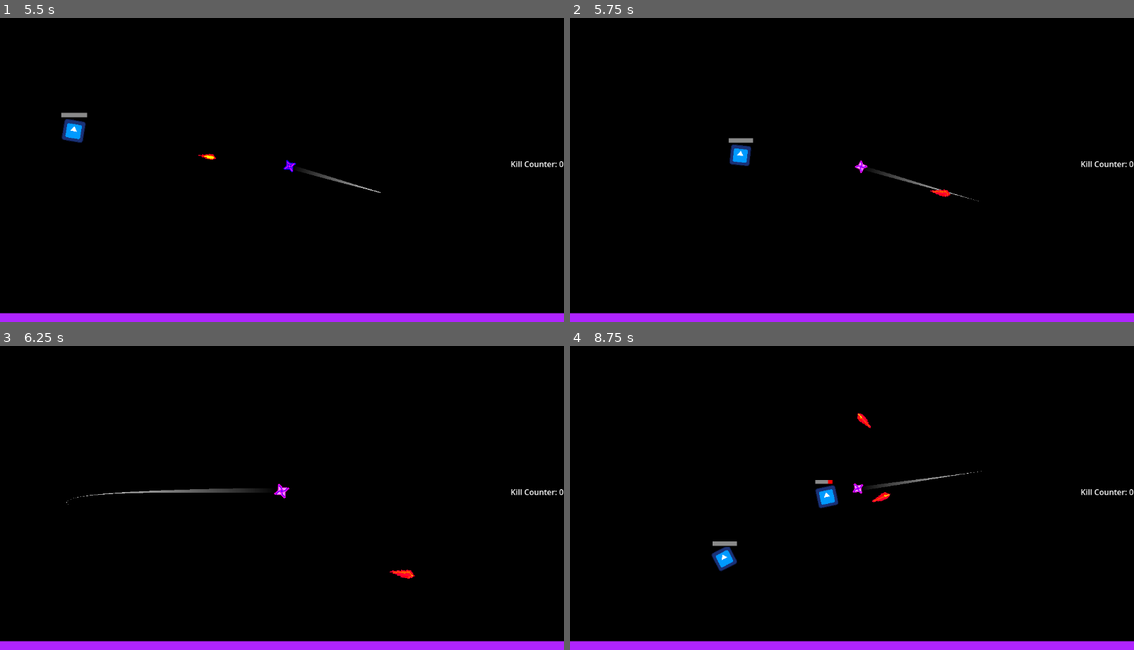
Above: before the commit, frames 1-4 (two rows, left to right).
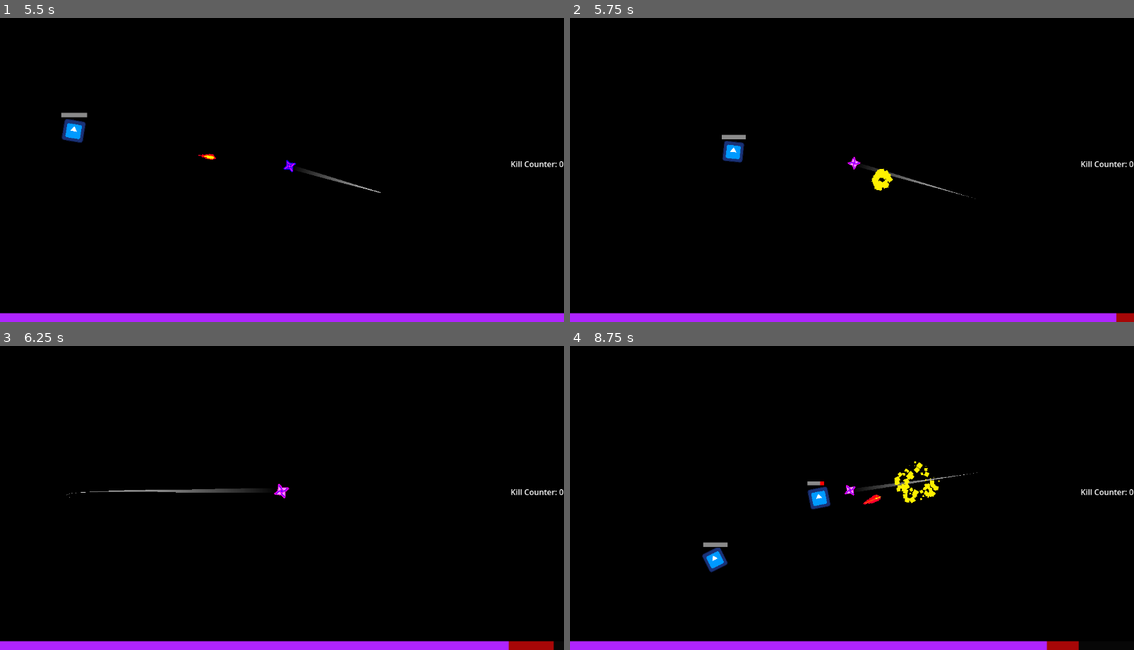
Above: after the commit, the same moments.

Repository: HazarBakir/void_blade
Game: Godot game, scene res://Scenes/main_menu.tscn
Two runs of this game, one before a commit and one after it. Both use one fixed random seed, a clock stepped at 60 frames per second and the inputs below. The engine's default icon, where the game draws it, is replaced by a stand-in: a white triangle on a blue panel in a dark square.
Inputs (mouse positions are in pixels of both pictures, inside the frame that each line leads up to):
- Up to frame 1 (5.5 s): click "Play" at 0.5 s; tap Enter at 1.25 s; move the mouse to (406, 148) at 1.27 s; press the mouse at (406, 148) at 1.28 s; move the mouse to (169, 179) at 2.02 s; release the mouse at (169, 179) at 2.03 s; click (169, 179) at 2.1 s; move the mouse to (338, 94) at 2.77 s; press the mouse at (338, 94) at 2.78 s; move the mouse to (253, 227) at 3.52 s; release the mouse at (253, 227) at 3.53 s; click (253, 227) at 3.6 s; move the mouse to (451, 212) at 4.27 s; press the mouse at (451, 212) at 4.28 s; move the mouse to (112, 115) at 5.02 s; release the mouse at (112, 115) at 5.03 s; click (112, 115) at 5.1 s
- Up to frame 2 (5.75 s): no input
- Up to frame 3 (6.25 s): move the mouse to (310, 491) at 5.77 s; press the mouse at (310, 491) at 5.78 s
- Up to frame 4 (8.75 s): move the mouse to (767, 412) at 6.52 s; release the mouse at (767, 412) at 6.53 s; click (767, 412) at 6.6 s; move the mouse to (976, 476) at 7.27 s; press the mouse at (976, 476) at 7.28 s; move the mouse to (739, 507) at 8.02 s; release the mouse at (739, 507) at 8.03 s; click (739, 507) at 8.1 s

Frame 1 is identical in both runs. In frame 2, 1.0% of the frame differs, in the area x 26-100%, y 38-100%; in frame 3, 0.5%; in frame 4, 1.9%, in the area x 23-100%, y 22-100%.
Error before the commit: Invalid access to property or key 'is_attacking' on a base object of type 'CharacterBody2D (Player.gd)'. (res://Scripts/enemy/bullet.gd:70)

Commit message:
bugfix: bullet and enemy target if conditions.

Diff:
--- a/Scripts/enemy/bullet.gd
+++ b/Scripts/enemy/bullet.gd
@@ -67,7 +67,7 @@
 	if area is HitboxComponent and area.get_parent().is_in_group("player"):
 		var hitbox = area
 		attack.attack_damage = damage
-		if target.is_attacking == false:
+		if not target.combat_component.is_attacking:
 			screen_shake_on_collision(15, 0.5)
 			hitbox.damage(attack)
 		else:
--- a/Scripts/enemy/enemy.gd
+++ b/Scripts/enemy/enemy.gd
@@ -148,5 +148,5 @@
 func _on_hitbox_component_area_entered(area: Area2D) -> void:
 	if area.get_parent().is_in_group("player"):
 		$AnimationPlayer.play("Hit")
-		if not target.is_attacking:
+		if not target.combat_component.is_attacking:
 			on_death()
